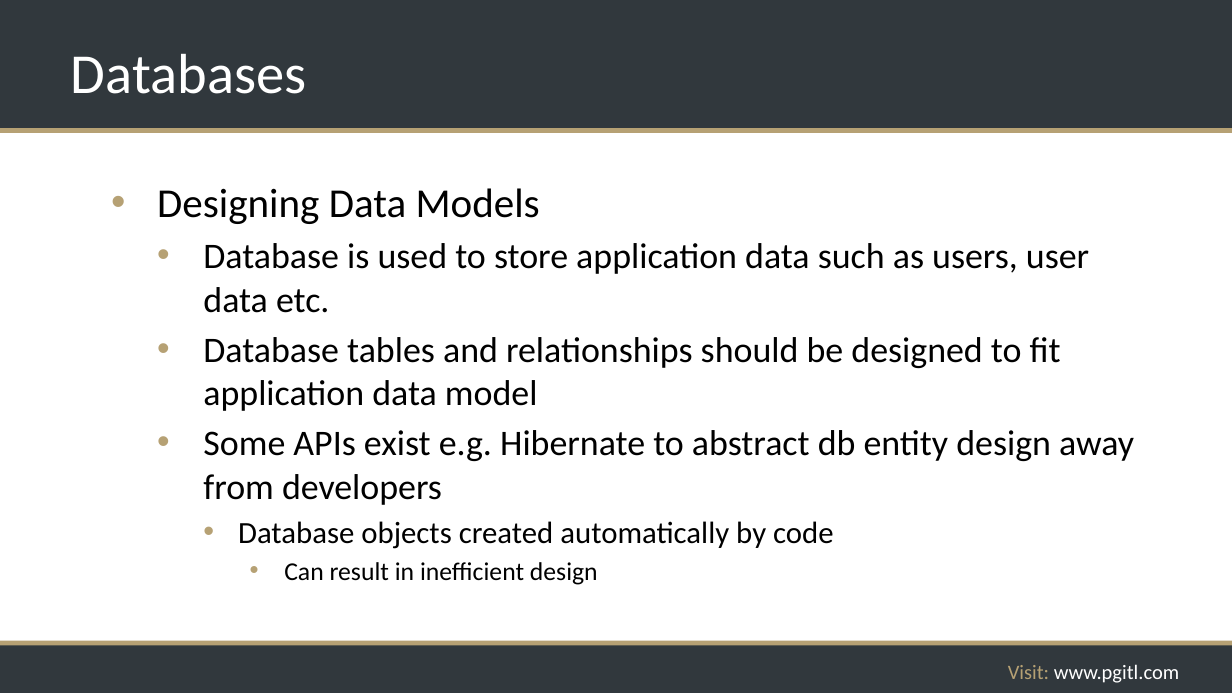
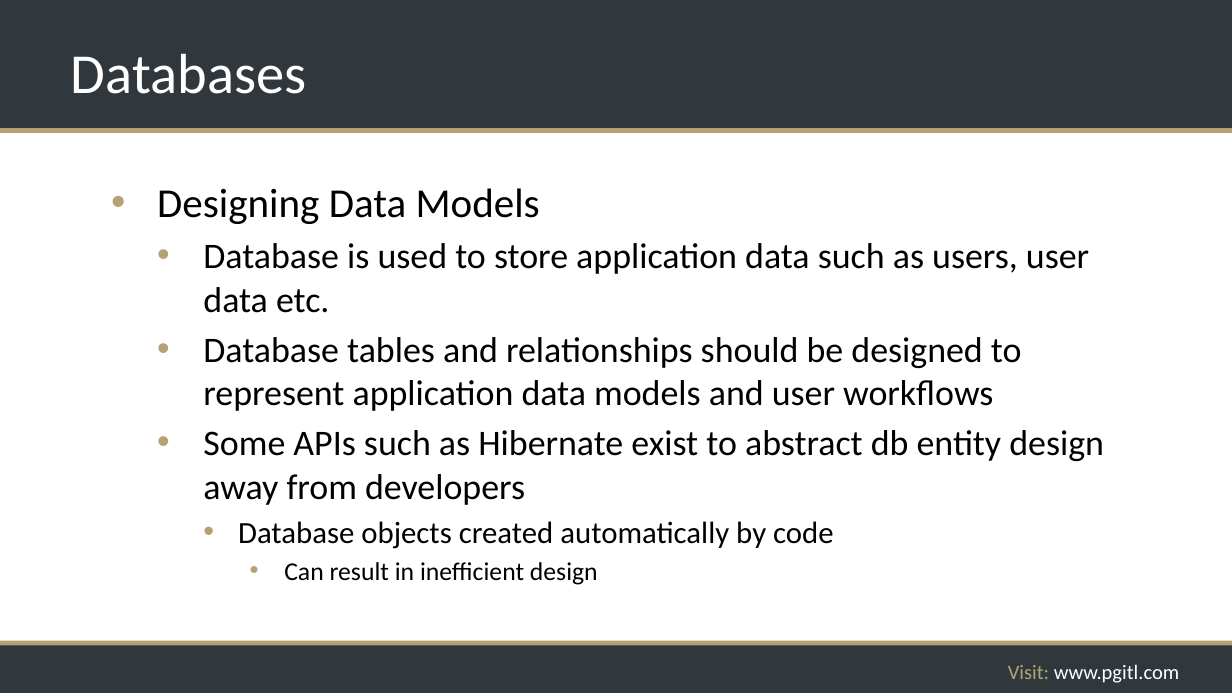
Before and after one commit to rikkouri/project-a, a slide deck: slide 148 of Programming Foundations.pptx. Drawn at 1232x693 pixels with LibreOffice and Linux fonts; fonts in the diff are those of the drawing; background and template pictures are left out. Boxes give left, top, right and bottom in pixels: in the first picture for what was removed or moved away, otherwise in the second. Text is boxed around its words. In the diff, an @@ line names an element or a change of style, - is before the commit and + after.

Commit message:
Added more database slides

```diff
--- a/Programming Foundations.pptx
+++ b/Programming Foundations.pptx
@@ text at [203,337,1104,505]: text changed @@
-  • Database tables and relationships should be designed to fit application data model
-  • Some APIs exist e.g. Hibernate to abstract db entity design away from developers
+  • Database tables and relationships should be designed to represent application data models and user workflows
+  • Some APIs such as Hibernate exist to abstract db entity design away from developers
```
Also in this commit, not shown: 3 other slides changed, 8 slides added, 1 other file.
